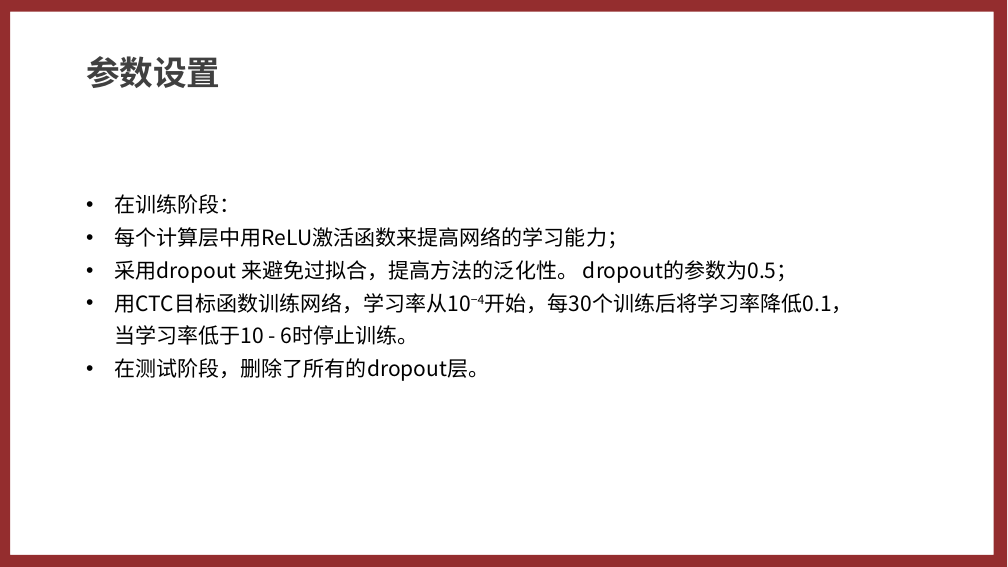
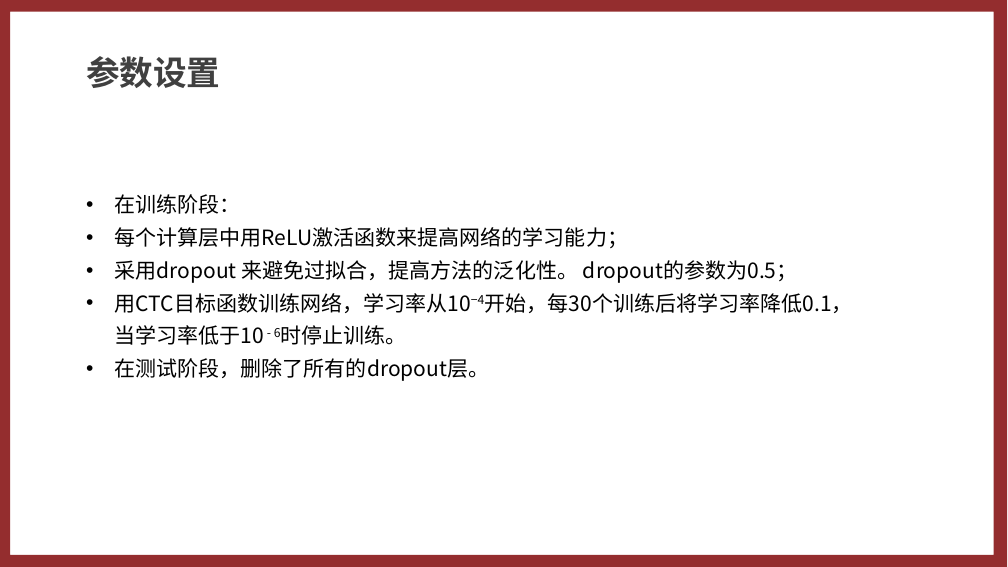
Before and after one commit to HEU-CS/new-database-4xDannycool, a slide deck: slide 10 of S320060133-王丹妮.pptx. Drawn at 1008x567 pixels with LibreOffice and Linux fonts; fonts in the diff are those of the drawing. Boxes give left, top, right and bottom in pixels: in the first picture for what was removed or moved away, otherwise in the second. Text is boxed around its words. In the diff, an @@ line names an element or a change of style, - is before the commit and + after.

```diff
--- a/S320060133-王丹妮.pptx
+++ b/S320060133-王丹妮.pptx
@@ text at [115,293,853,345]: now superscript in "- 6时停止训练。" @@
```
Also in this commit, not shown: 3 other slides changed.
